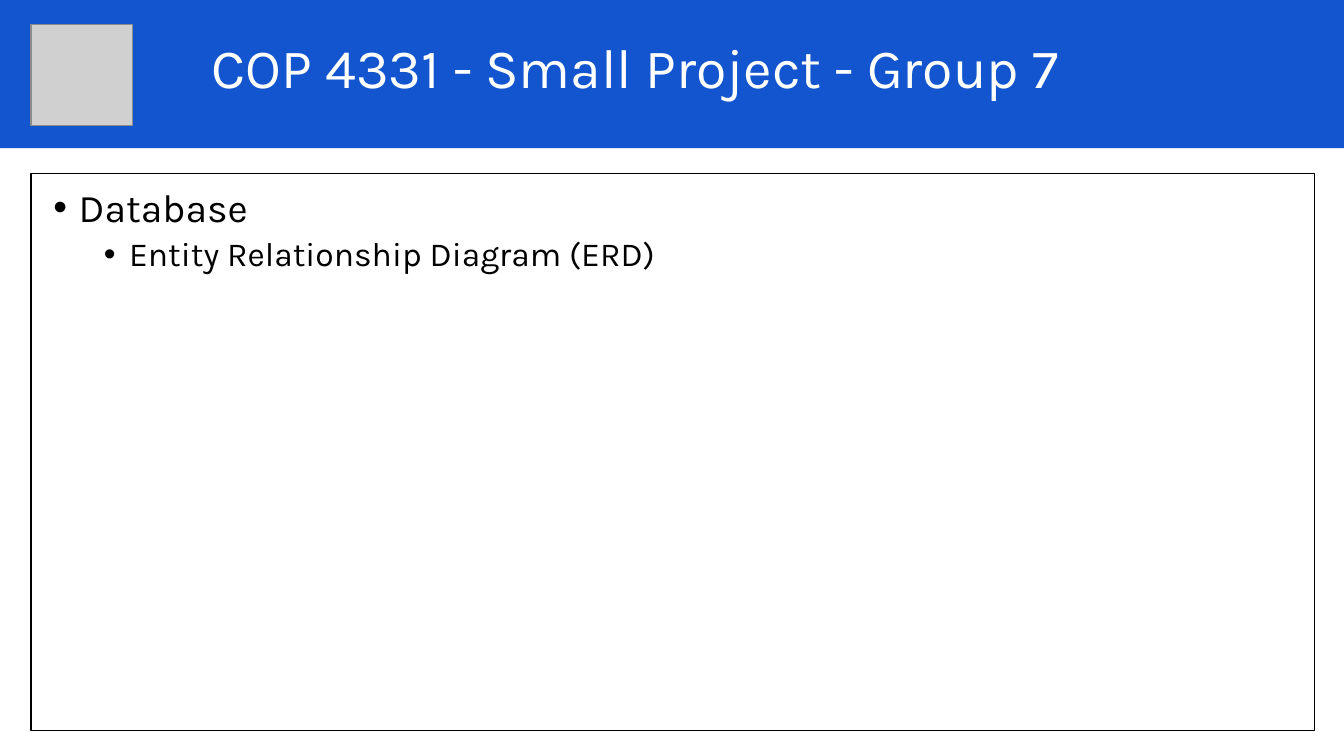
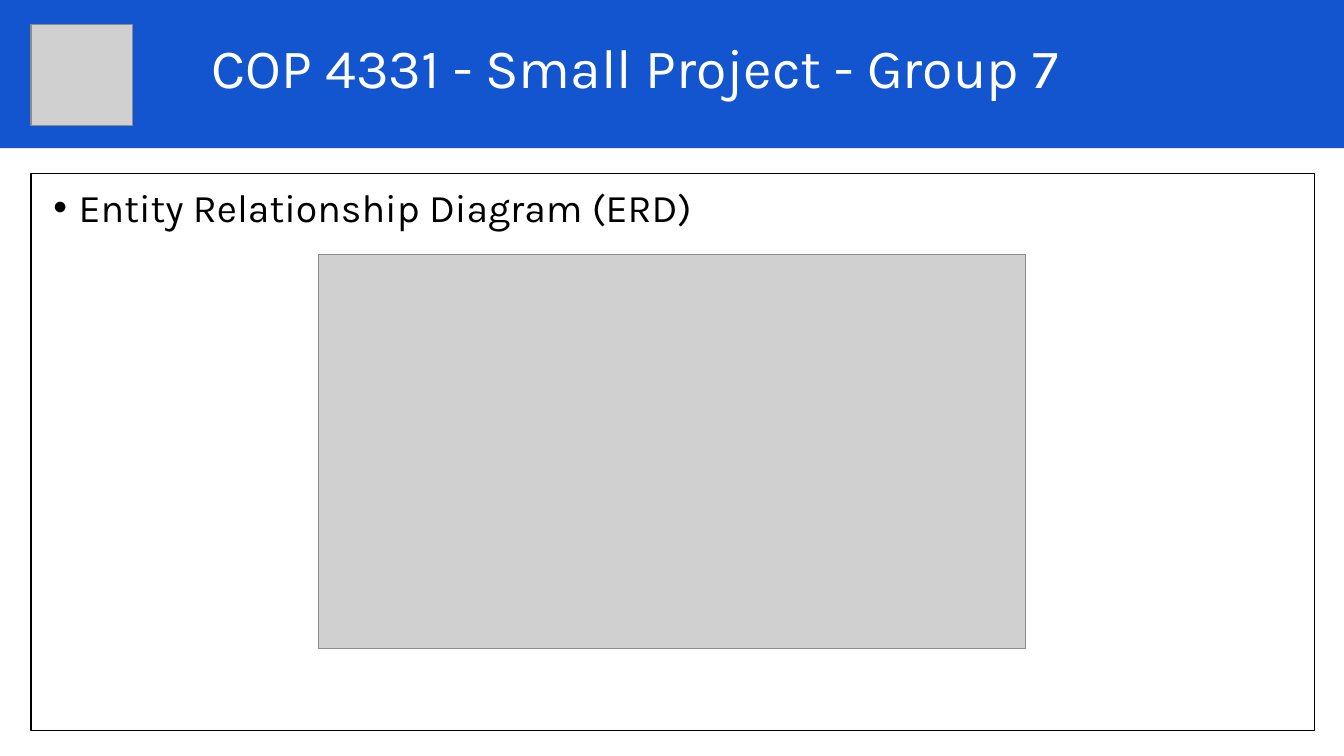
Before and after one commit to AndrewKelton/Small-Project, a slide deck: slide 11 of documents/presentation/Lucky Retriever Presentation_pal working copy.pptx (slide 10 before the commit). Drawn at 1344x756 pixels with LibreOffice and Linux fonts; fonts in the diff are those of the drawing; grey boxes stand for pictures. Boxes give left, top, right and bottom in pixels: in the first picture for what was removed or moved away, otherwise in the second. Text is boxed around its words. In the diff, an @@ line names an element or a change of style, - is before the commit and + after.

Commit message:
add database, erd, lighthouse slides

```diff
--- a/documents/presentation/Lucky Retriever Presentation_pal working copy.pptx
+++ b/documents/presentation/Lucky Retriever Presentation_pal working copy.pptx
@@ text "Entity Relationship Diagram (ERD)" at (79, 193, 692, 232): size 24 to 28 pt; list level 2 to 1 in "Entity Relationship Diagram (ERD)" @@
@@ text at (79, 195, 248, 223): paragraph removed @@
-• Database
@@ picture added at (319, 255, 1025, 649) @@
```
Also in this commit, not shown: 2 other slides changed, 2 slides added.
